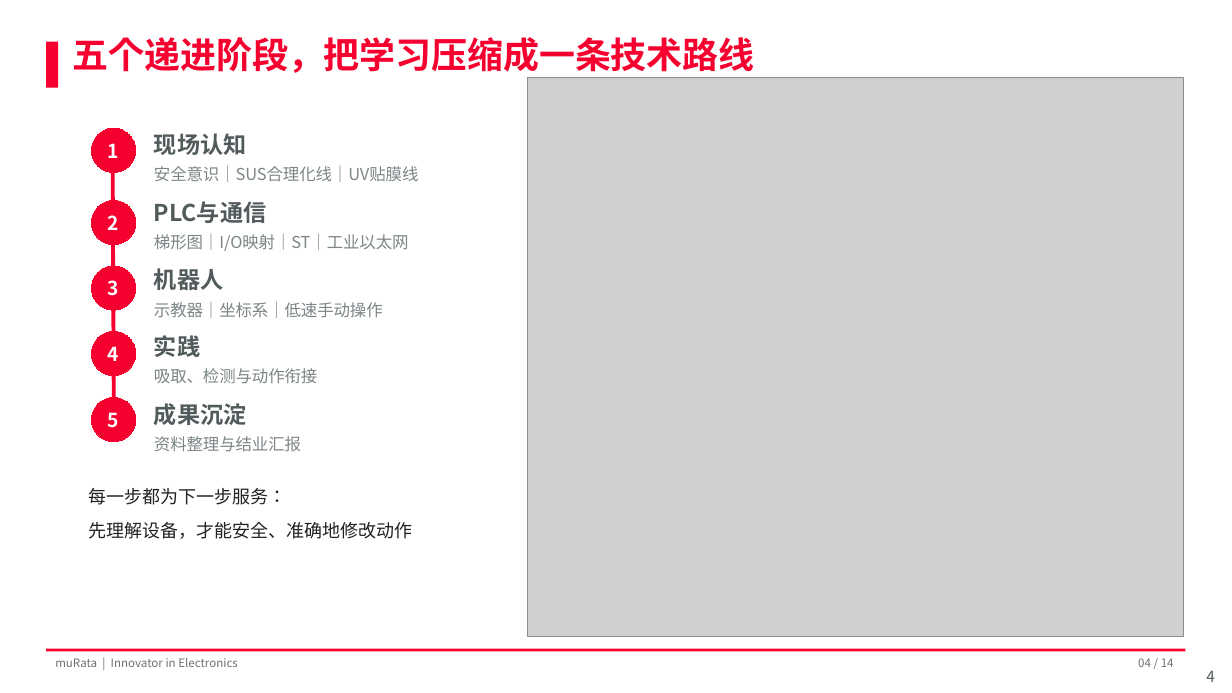
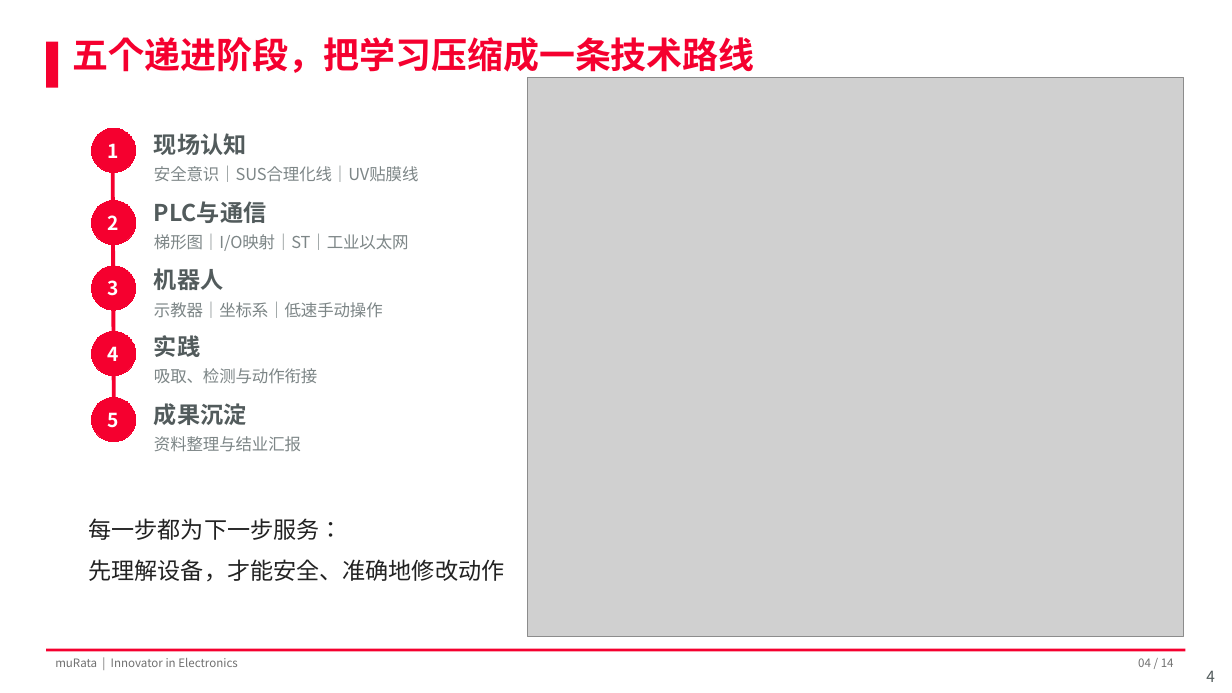
Before and after one commit to Zhang-Bo-glitch/muRata, a slide deck: slide 4 of 结业汇报.pptx. Drawn at 1232x693 pixels with LibreOffice and Linux fonts; fonts in the diff are those of the drawing; grey boxes stand for pictures; background and template pictures are left out. Boxes give left, top, right and bottom in pixels: in the first picture for what was removed or moved away, otherwise in the second. Text is boxed around its words. In the diff, an @@ line names an element or a change of style, - is before the commit and + after.

Commit message:
修改备注，字体大小

```diff
--- a/结业汇报.pptx
+++ b/结业汇报.pptx
@@ text "每一步都为下一步服务：" moved from (x1=89, y1=488, x2=413, y2=539) to (x1=89, y1=518, x2=505, y2=582) @@
@@ text "每一步都为下一步服务：" at (x1=89, y1=518, x2=505, y2=582): size 14 to 18 pt @@
```
Also in this commit, not shown: 7 other slides changed.
